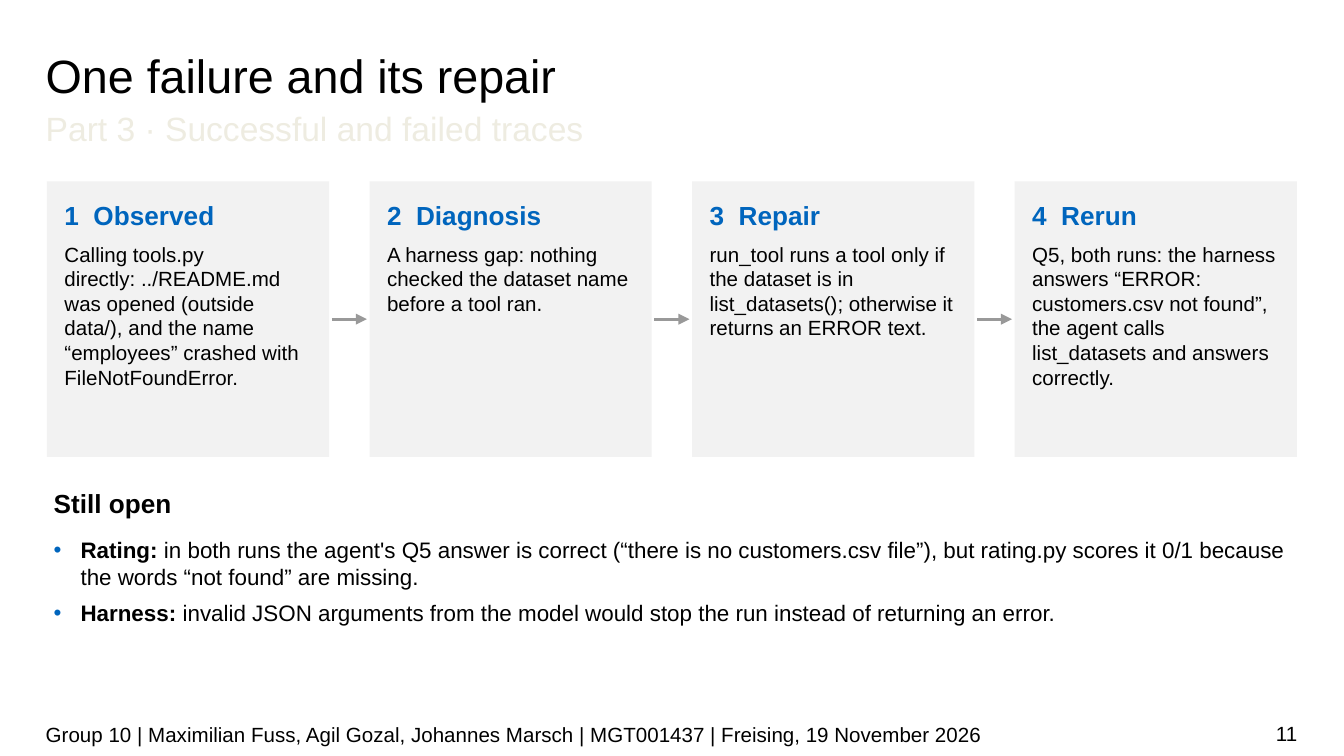
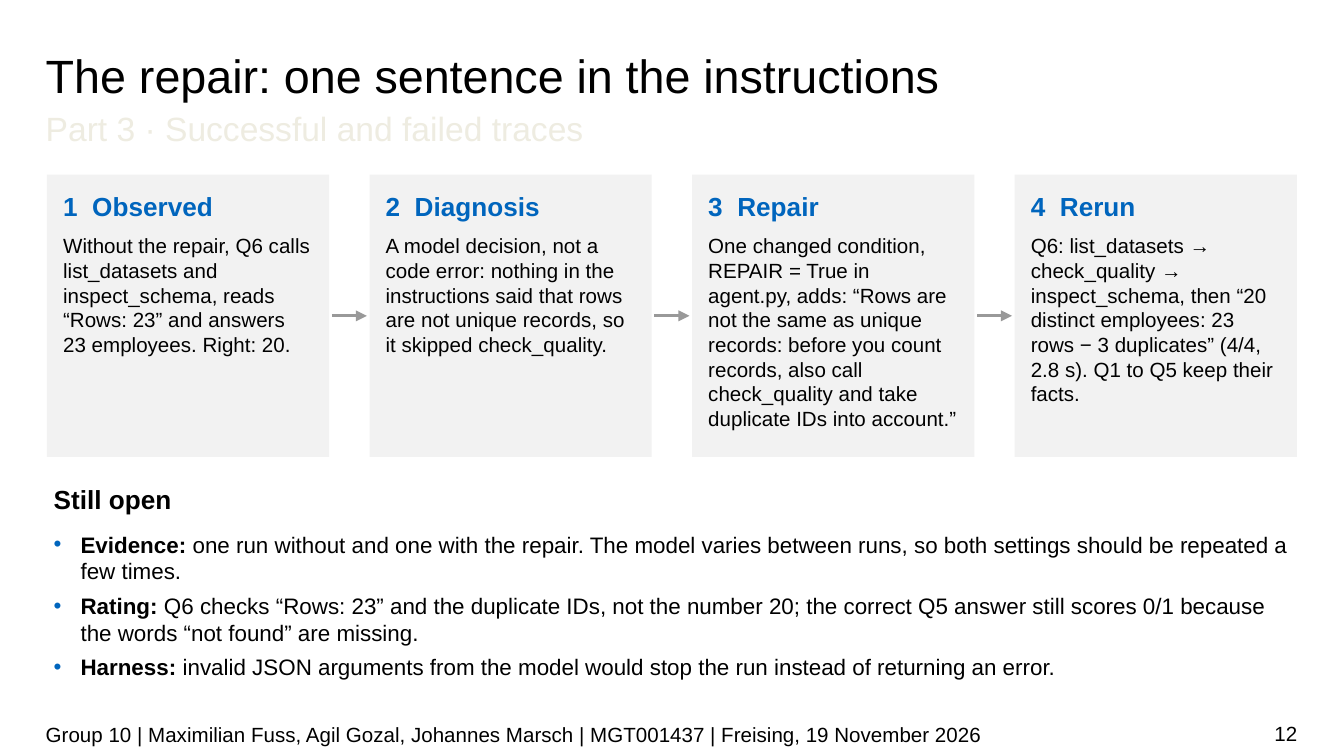
Before and after one commit to JPMarsch/Python_Group_10, a slide deck: slide 12 of presentation/G10_presentation_draft.pptx (slide 11 before the commit). Drawn at 1344x756 pixels with LibreOffice and Linux fonts; fonts in the diff are those of the drawing; background and template pictures are left out. Boxes give left, top, right and bottom in pixels: in the first picture for what was removed or moved away, otherwise in the second. Text is boxed around its words. In the diff, an @@ line names an element or a change of style, - is before the commit and + after.

```diff
--- a/presentation/G10_presentation_draft.pptx
+++ b/presentation/G10_presentation_draft.pptx
@@ title at bbox=[46, 59, 939, 102]: text changed @@
-One failure and its repair
+The repair: one sentence in the instructions
@@ rectangle "1 Observed": place and size @@
-rectangle "1 Observed" at bbox=[47, 181, 329, 457]
+rectangle "1 Observed" at bbox=[47, 175, 329, 457]
@@ rectangle "2 Diagnosis": place and size @@
-rectangle "2 Diagnosis" at bbox=[370, 181, 652, 457]
+rectangle "2 Diagnosis" at bbox=[370, 175, 652, 457]
@@ rectangle "3 Repair": place and size @@
-rectangle "3 Repair" at bbox=[692, 181, 974, 457]
+rectangle "3 Repair" at bbox=[692, 175, 974, 457]
@@ rectangle "4 Rerun": place and size @@
-rectangle "4 Rerun" at bbox=[1015, 181, 1297, 457]
+rectangle "4 Rerun" at bbox=[1015, 175, 1297, 457]
@@ text in rectangle at bbox=[63, 238, 310, 357]: text changed @@
-Calling tools.py directly: ../README.md was opened (outside data/), and the name “employees” crashed with FileNotFoundError.
+Without the repair, Q6 calls list_datasets and inspect_schema, reads “Rows: 23” and answers 23 employees. Right: 20.
@@ text in rectangle at bbox=[386, 238, 625, 357]: text changed @@
-A harness gap: nothing checked the dataset name before a tool ran.
+A model decision, not a code error: nothing in the instructions said that rows are not unique records, so it skipped check_quality.
@@ text in rectangle at bbox=[708, 238, 957, 431]: text changed @@
-run_tool runs a tool only if the dataset is in list_datasets(); otherwise it returns an ERROR text.
+One changed condition, REPAIR = True in agent.py, adds: “Rows are not the same as unique records: before you count records, also call check_quality and take duplicate IDs into account.”
@@ text in rectangle at bbox=[1031, 238, 1273, 402]: text changed @@
-Q5, both runs: the harness answers “ERROR: customers.csv not found”, the agent calls list_datasets and answers correctly.
+Q6: list_datasets → check_quality → inspect_schema, then “20 distinct employees: 23 rows − 3 duplicates” (4/4, 2.8 s). Q1 to Q5 keep their facts.
@@ 3 arrows, 1 text: place and size @@
-3 arrows, 1 text at bbox=[54, 320, 1012, 519]
+3 arrows, 1 text at bbox=[54, 316, 1012, 515]
@@ text at bbox=[81, 536, 1286, 646]: text changed @@
-• Rating: in both runs the agent's Q5 answer is correct (“there is no customers.csv file”), but rating.py scores it 0/1 because the words “not found” are missing.
+• Evidence: one run without and one with the repair. The model varies between runs, so both settings should be repeated a few times.
+• Rating: Q6 checks “Rows: 23” and the duplicate IDs, not the number 20; the correct Q5 answer still scores 0/1 because the words “not found” are missing.
@@ page number at bbox=[1274, 726, 1297, 741]: text changed @@
-11
+12
```
Also in this commit, not shown: 7 other slides changed, 1 slide added.
